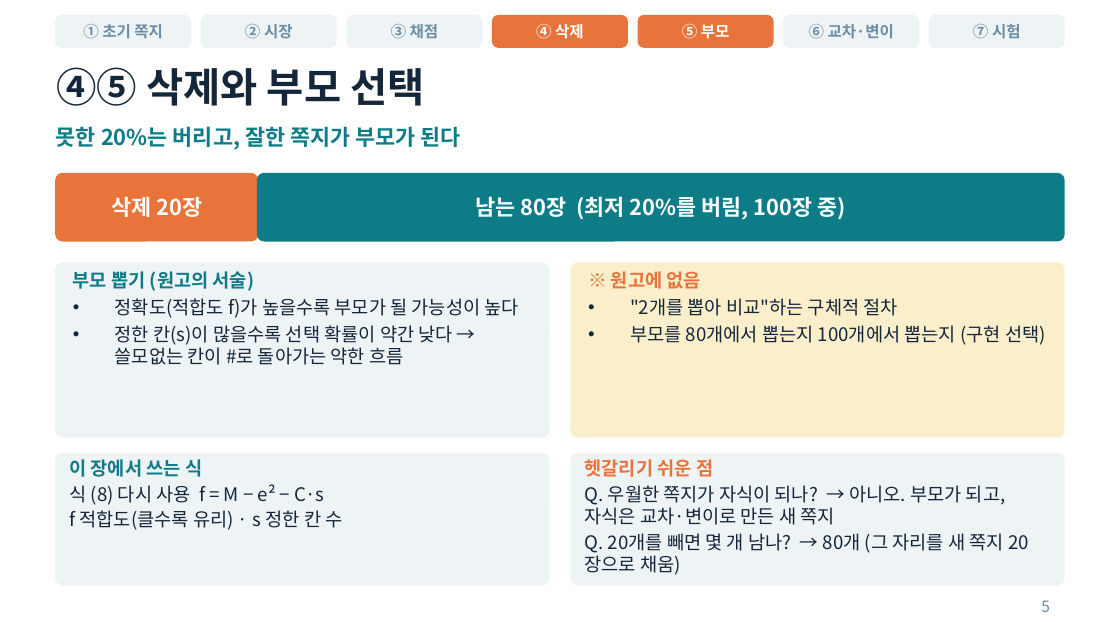
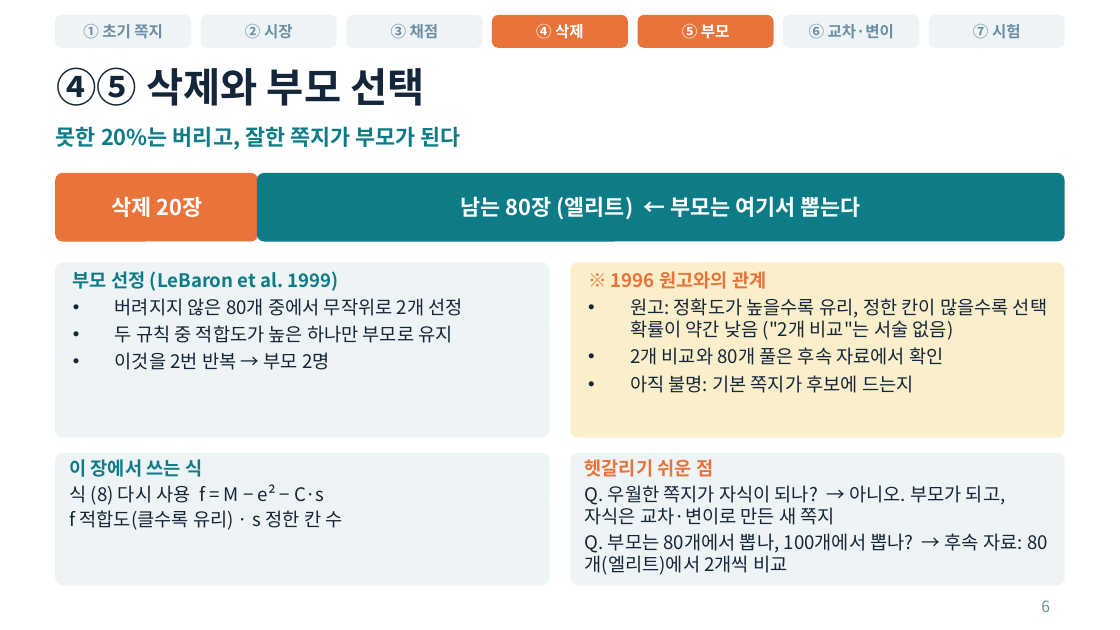
Before and after one commit to dbcodnjs02-netizen/business-agent_lab, a slide deck: slide 6 of SFI-GA_발표.pptx (slide 5 before the commit). Drawn at 1120x630 pixels with LibreOffice and Linux fonts; fonts in the diff are those of the drawing. Boxes give left, top, right and bottom in pixels: in the first picture for what was removed or moved away, otherwise in the second. Text is boxed around its words. In the diff, an @@ line names an element or a change of style, - is before the commit and + after.

```diff
--- a/SFI-GA_발표.pptx
+++ b/SFI-GA_발표.pptx
@@ text at (461,196,860,220): text changed @@
-남는 80장 (최저 20%를 버림, 100장 중)
+남는 80장 (엘리트) ← 부모는 여기서 뽑는다
@@ text at (73,271,463,370): text changed @@
-부모 뽑기 (원고의 서술)
-• 정확도(적합도 f)가 높을수록 부모가 될 가능성이 높다
-• 정한 칸(s)이 많을수록 선택 확률이 약간 낮다 → 쓸모없는 칸이 #로 돌아가는 약한 흐름
+부모 선정 (LeBaron et al. 1999)
+• 버려지지 않은 80개 중에서 무작위로 2개 선정
+• 두 규칙 중 적합도가 높은 하나만 부모로 유지
+• 이것을 2번 반복 → 부모 2명
@@ text at (611,271,1047,393): text changed @@
-※ 원고에 없음
-• "2개를 뽑아 비교"하는 구체적 절차
-• 부모를 80개에서 뽑는지 100개에서 뽑는지 (구현 선택)
+※ 1996 원고와의 관계
+• 원고: 정확도가 높을수록 유리, 정한 칸이 많을수록 선택 확률이 약간 낮음 ("2개 비교"는 서술 없음)
+• 2개 비교와 80개 풀은 후속 자료에서 확인
+• 아직 불명: 기본 쪽지가 후보에 드는지
@@ text at (585,533,1023,575): text changed @@
-Q. 20개를 빼면 몇 개 남나? → 80개 (그 자리를 새 쪽지 20장으로 채움)
+Q. 부모는 80개에서 뽑나, 100개에서 뽑나? → 후속 자료: 80개(엘리트)에서 2개씩 비교
@@ page number at (1041,600,1050,612): text changed @@
-5
+6
```
Also in this commit, not shown: 4 other slides changed, 3 slides added.
